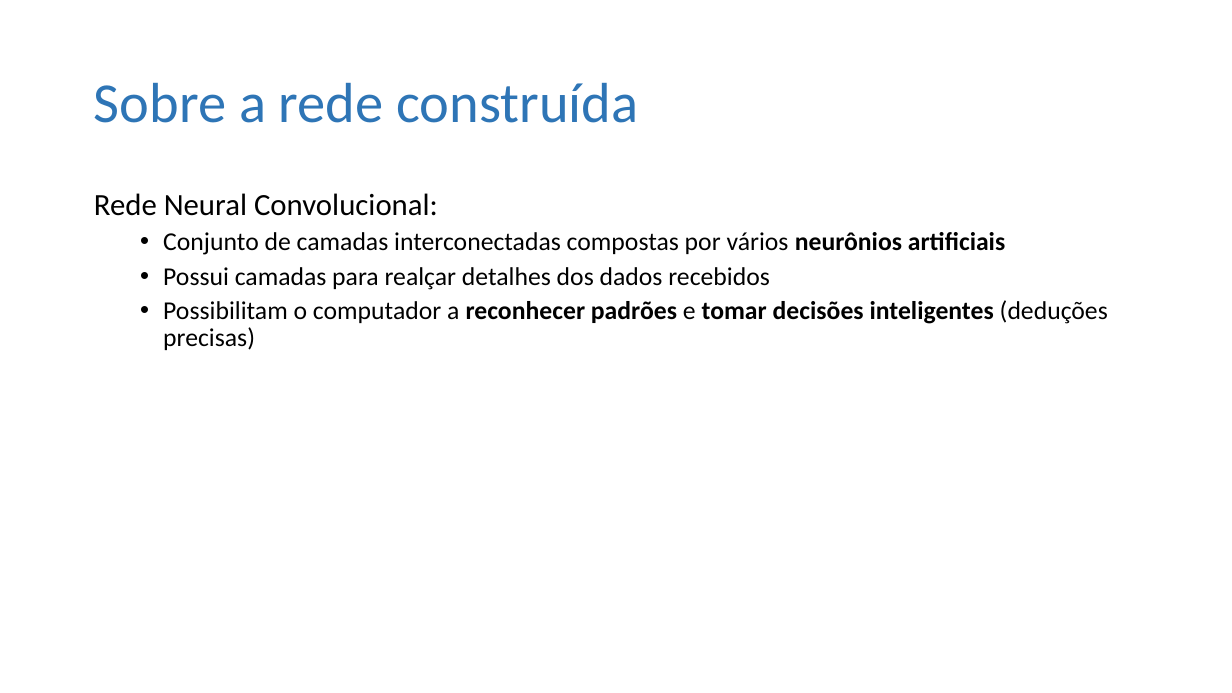
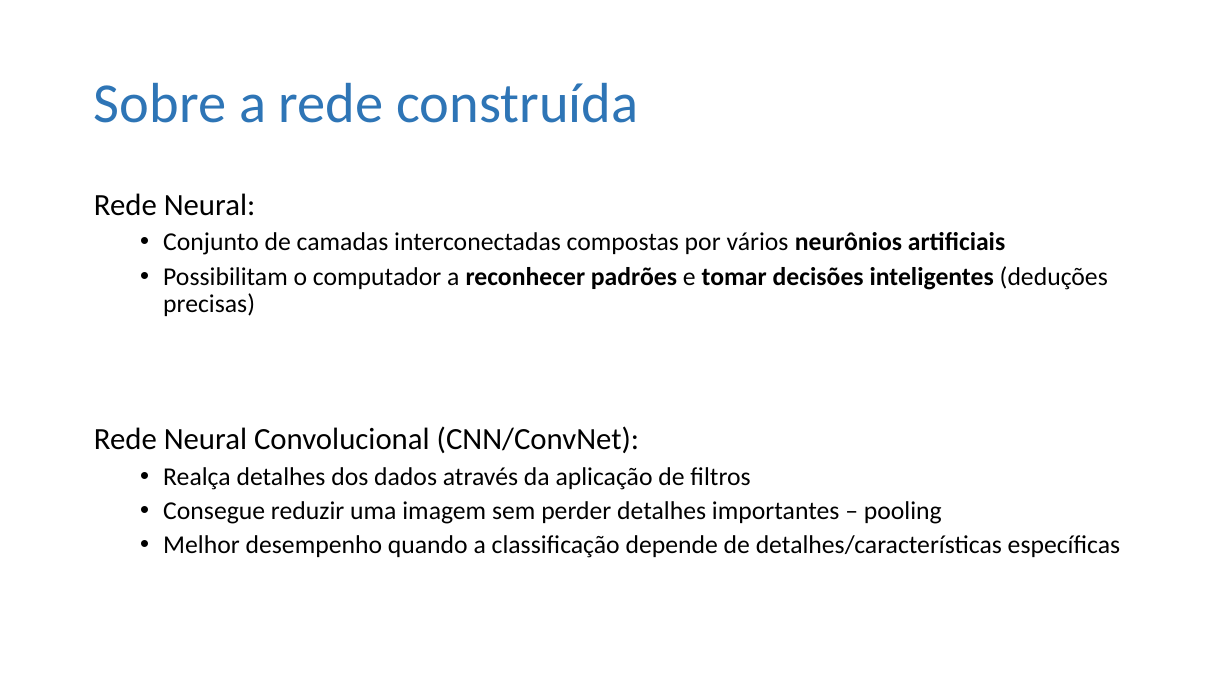
Before and after one commit to ViniPilan/avc-modeling, a slide deck: slide 9 of avc-images/apresentação II.pptx (slide 10 before the commit). Drawn at 1232x693 pixels with LibreOffice and Linux fonts; fonts in the diff are those of the drawing. Boxes give left, top, right and bottom in pixels: in the first picture for what was removed or moved away, otherwise in the second. Text is boxed around its words. In the diff, an @@ line names an element or a change of style, - is before the commit and + after.

```diff
--- a/avc-images/apresentação II.pptx
+++ b/avc-images/apresentação II.pptx
@@ text at (94,193,255,216): text changed @@
-Rede Neural Convolucional:
+Rede Neural:
@@ text at (163,267,770,290): paragraph removed @@
-  • Possui camadas para realçar detalhes dos dados recebidos
@@ text at (94,426,1120,558): paragraphs added @@
+Rede Neural Convolucional (CNN/ConvNet):
+  • Realça detalhes dos dados através da aplicação de filtros
+  • Consegue reduzir uma imagem sem perder detalhes importantes – pooling
+  • Melhor desempenho quando a classificação depende de detalhes/características específicas
```
Also in this commit, not shown: 5 other slides changed, 2 slides removed, 1 other file.
